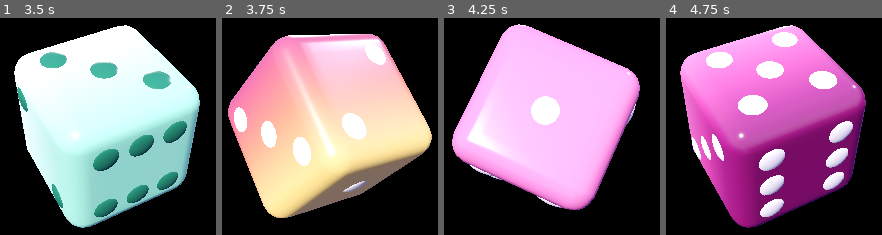
Above: before the commit, frames 1-4 (left to right).
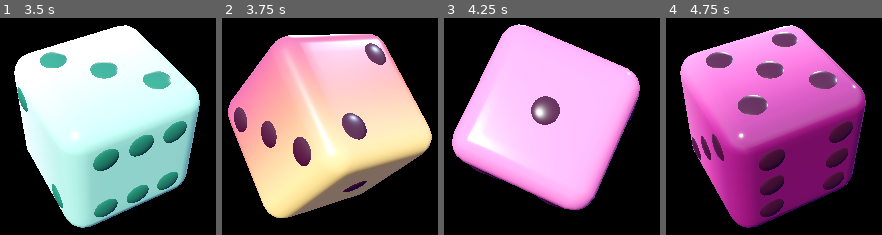
Above: after the commit, the same moments.

Repository: Goldenmayhem101/LinkScribe
Game: Godot game, scene res://main.tscn
Same seed, same stepped clock (60 frames per second), same inputs: the game is played once before the commit and once after it.
Inputs:
- Up to frame 1 (3.5 s): no input
- Up to frame 2 (3.75 s): no input
- Up to frame 3 (4.25 s): no input
- Up to frame 4 (4.75 s): no input

Frame 1 is identical in both runs. In frame 2, 4.0% of the frame differs, in the area x 5-76%, y 11-81%; in frame 3, 1.7%; in frame 4, 8.8%, in the area x 12-87%, y 6-92%.

Commit message:
Ludora 1.5: deep 3D look with illustrated art, cleaner home, faster dice with dark dots
Co-Authored-By: Claude Opus 5.5 <noreply@anthropic.com>
Claude-Session: https://claude.ai/code/session_0196TF67ACf4DrGk3bwDQLY6

Diff:
--- a/ludora-dice/tools/dice-render/render.gd
+++ b/ludora-dice/tools/dice-render/render.gd
@@ -70,20 +70,20 @@
 		{id="gold", b=["#ffe27a", "#f0b93a", "#c98612"], pip="#5a3000", rough=.22, metal=.85},
 		{id="lava", tex="lava", pip="#ffe070", rough=.6, em="#ff7a20", emt=0.55, pipem=1.2},
 		{id="mint", b=["#f2fff9", "#bff3dc", "#8fe0bb"], pip="#1f6e50", rough=.3},
-		{id="sundown", b=["#ffd36e", "#ff7a59", "#b83a6a"], pip="#fff4e6", rough=.3},
-		{id="berry", b=["#f070b0", "#d0408a", "#7a1456"], pip="#fff0f7", rough=.15},
+		{id="sundown", b=["#ffd36e", "#ff7a59", "#b83a6a"], pip="#3a0a22", rough=.3},
+		{id="berry", b=["#f070b0", "#d0408a", "#7a1456"], pip="#3a0624", rough=.15},
 		{id="cloud", b=["#ffffff", "#eaf2ff", "#c4d8fa"], pip="#3a62c8", rough=.4},
 		{id="ink", b=["#2a2a36", "#141420", "#050508"], pip="#e8c060", rough=.2, pipmetal=.9},
 		{id="frostbite", b=["#f4fbff", "#cdeeff", "#9fd8f5"], pip="#5fb4e4", rough=.06, alpha=.86},
 		{id="oak", tex="wood", pip="#3a1f06", rough=.55},
 		{id="nightlights", b=["#1c1e5a", "#0f1038", "#070820"], pip="#7ff6ff", rough=.2, pipem=2.2, edge="#3cf0ff"},
 		{id="arcadecab", b=["#7a4ae8", "#5a2bd0", "#2a0f78"], pip="#8ff8ff", rough=.25, pipem=1.6, edge="#ff4fd8"},
-		{id="reef", b=["#5fe0d6", "#26c6c0", "#0b6a8a"], pip="#ffd0b8", rough=.25},
+		{id="reef", b=["#5fe0d6", "#26c6c0", "#0b6a8a"], pip="#08304a", rough=.25},
 		{id="stardust", tex="stars", pip="#ffe58a", rough=.3, pipem=1.0, em="#ffffff", emt=0.12},
 		{id="jade", b=["#7ae6b6", "#3fb987", "#0f7a55"], pip="#062d1e", rough=.1},
 		{id="plasma", tex="plasma", pip="#c8feff", rough=.25, em="#ff4fd8", emt=0.35, pipem=1.6},
 		{id="mirror", b=["#ffffff", "#f0f2f6", "#dde1e8"], pip="#2a2f38", rough=.14, metal=.75},
-		{id="prism", prism=true, pip="#ffffff", rough=.2, pipem=.3},
+		{id="prism", prism=true, pip="#1a1240", rough=.2},
 		{id="t_pirate", b=["#f2c14e", "#f2c14e", "#f2c14e"], pip="#000000", rough=.3, faces=true},
 		{id="t_astro", b=["#9ad8ff", "#9ad8ff", "#9ad8ff"], pip="#000000", rough=.3, faces=true},
 		{id="t_bear", b=["#fff0f7", "#fff0f7", "#fff0f7"], pip="#000000", rough=.3, faces=true},
Not shown, changed: ludora-dice/android-update/app/build.gradle.kts
